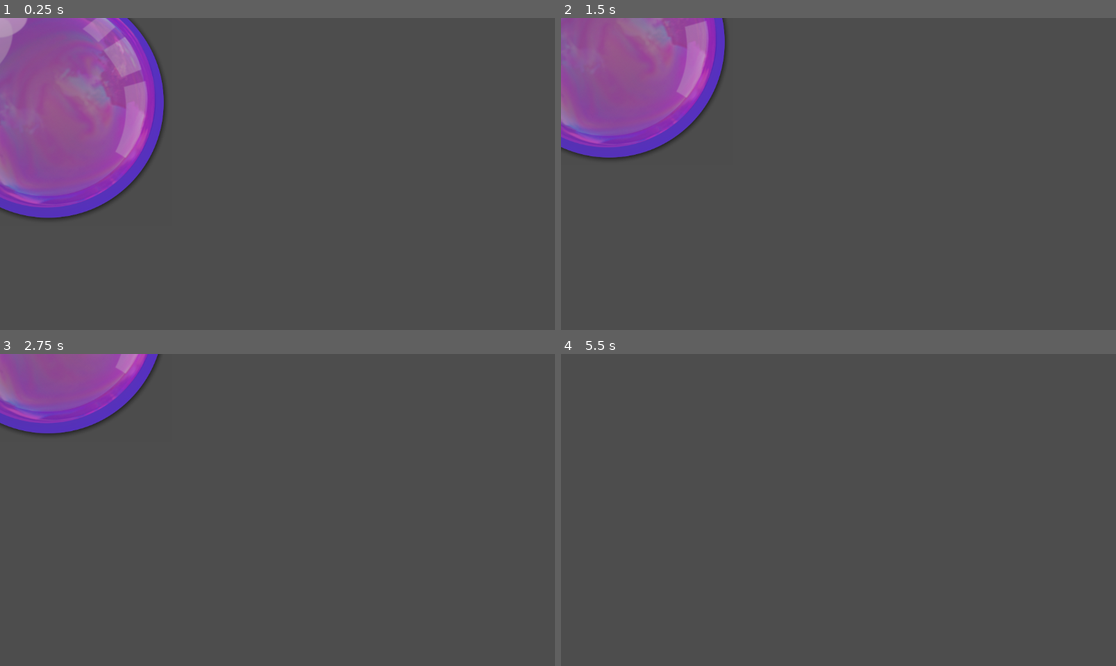
Above: before the commit, frames 1-4 (two rows, left to right).
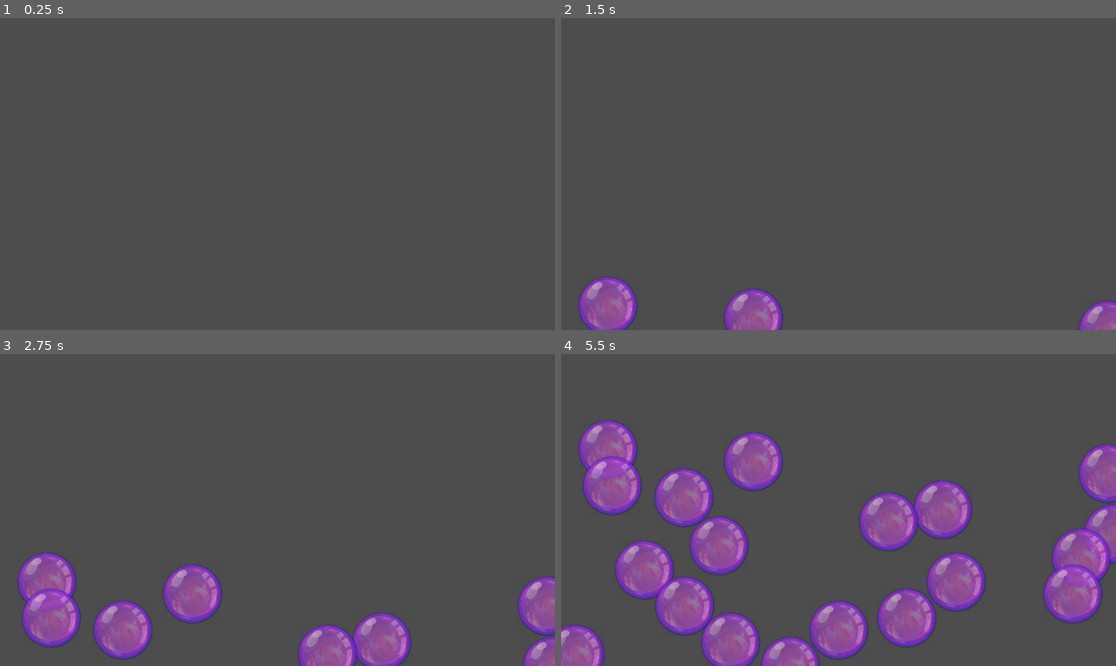
Above: after the commit, the same moments.

Repository: iluvsugargliders/bubble-pop
Game: Godot game, scene res://Main/Main.tscn
Two runs of this game, one before a commit and one after it. Both use one fixed random seed, a clock stepped at 60 frames per second and the inputs below.
Inputs:
- Up to frame 1 (0.25 s): no input
- Up to frame 2 (1.5 s): no input
- Up to frame 3 (2.75 s): no input
- Up to frame 4 (5.5 s): no input

The runs differ from the first frame. In frame 1, 17% of the frame differs, in the area x 0-30%, y 0-65%; in frame 2, 15%; in frame 3, 16%; in frame 4, 25%, in the area x 0-100%, y 21-100%.

Commit message:
Random bubbles

Diff:
--- a/Code/Bubble/Bubble.tscn
+++ b/Code/Bubble/Bubble.tscn
@@ -7,4 +7,5 @@
 script = ExtResource("1_ajy50")
 
 [node name="Sprite2D" type="Sprite2D" parent="."]
+scale = Vector2(0.25, 0.25)
 texture = ExtResource("2_x7an5")
--- a/Code/Main/Main.tscn
+++ b/Code/Main/Main.tscn
@@ -4,3 +4,6 @@
 
 [node name="Main" type="Node"]
 script = ExtResource("1_t3c8i")
+
+[node name="Timer" type="Timer" parent="."]
+autostart = true
--- a/Code/Main/main.gd
+++ b/Code/Main/main.gd
@@ -2,13 +2,19 @@
 class_name Main
 
 const BUBBLE = preload("res://Bubble/Bubble.tscn")
+@onready var timer: Timer = $Timer
 
 func SpawnBubble():
-	print("Spawning bubble.")
 	var bubble_instance = BUBBLE.instantiate()
-	bubble_instance.position = Vector2(100, 200)
+	bubble_instance.position = Vector2(randf_range(0, get_viewport().size.x), get_viewport().size.y)
 	add_child(bubble_instance)
 
 # Called when the node enters the scene tree for the first time.
 func _ready() -> void:
+	#SpawnBubble()
+	timer.timeout.connect(OnTimesOut)
+	timer.wait_time = 0.25
+
+
+func OnTimesOut():
 	SpawnBubble()
